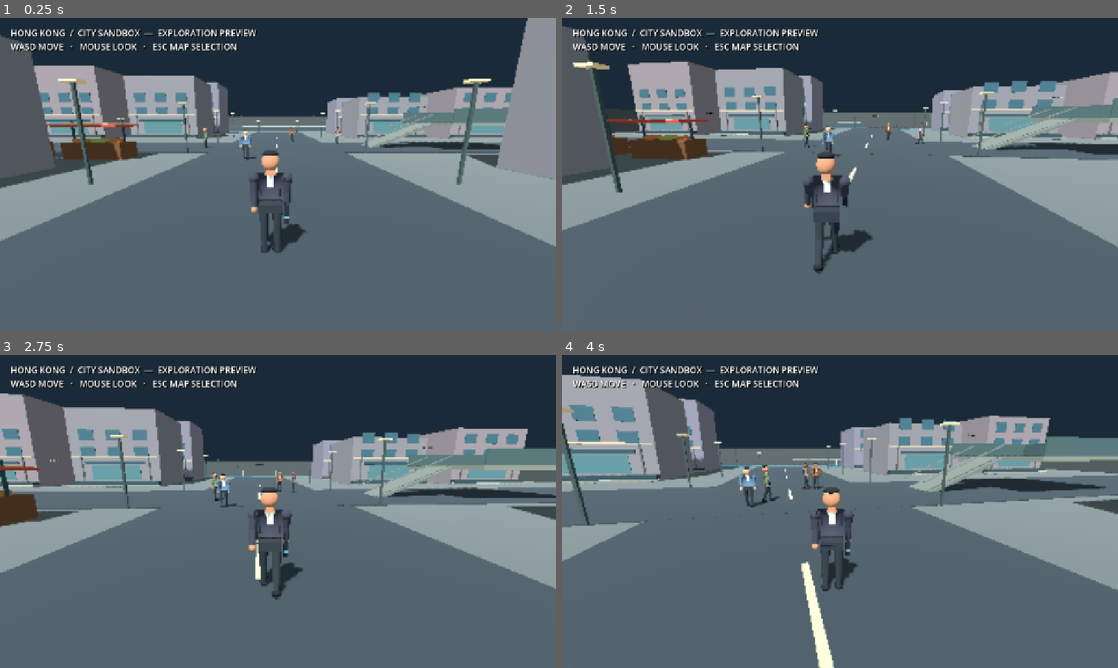
Above: before the commit, frames 1-4 (two rows, left to right).
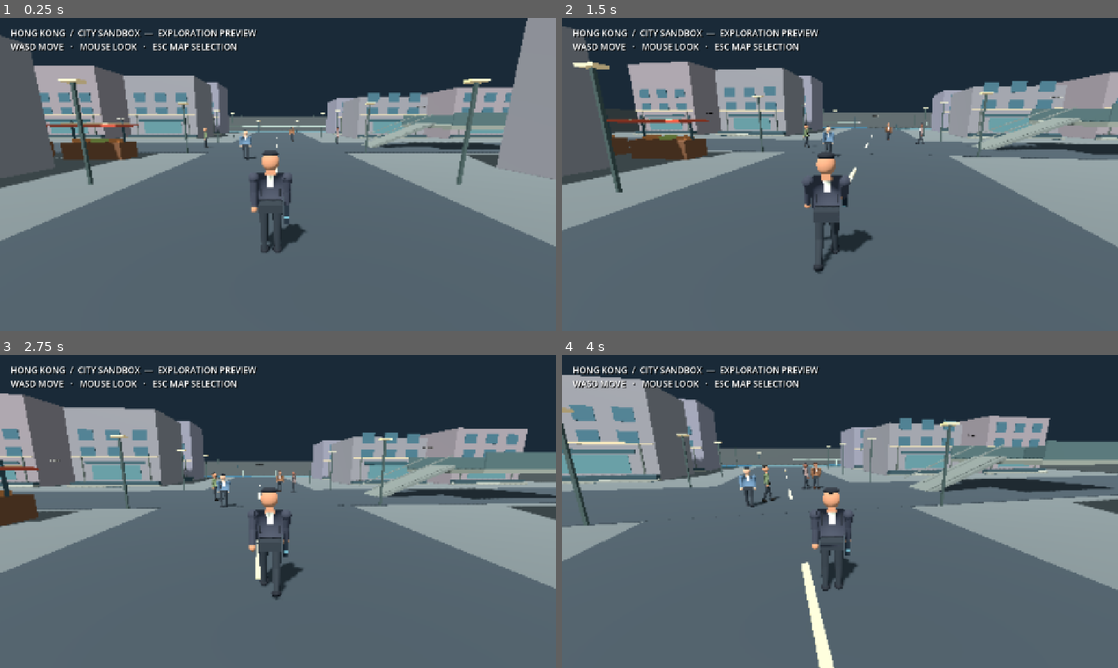
Above: after the commit, the same moments.

Repository: CoolgamerProXD/Stealty-Assasin-redesigned-computing-machine-Beta
Game: Godot game, scene res://scenes/hong_kong_preview.tscn
The game is run twice, just before and just after one commit, with the same random seed, the same clock (stepped at 60 frames per second) and the same inputs. This scene is started directly instead of the project's main scene.
Inputs (mouse positions are in pixels of both pictures, inside the frame that each line leads up to):
- Up to frame 1 (0.25 s): no input
- Up to frame 2 (1.5 s): move the mouse to (867, 174) at 0.52 s; hold Right mouse button (aim) 0.53-1.28 s; hold W (move_forward) from 0.53 s (still down); click (867, 174) at 0.67 s; move the mouse to (812, 174) at 1.27 s; tap C (crouch) at 1.35 s
- Up to frame 3 (2.75 s): keep holding W (move_forward); move the mouse to (289, 505) at 2.02 s; hold 1 (equip_primary) from 2.03 s (still down)
- Up to frame 4 (4 s): keep holding W (move_forward); move the mouse to (834, 517) at 2.77 s; release 1 (equip_primary) at 2.78 s; tap 2 (equip_secondary) at 2.85 s; click (834, 517) at 2.92 s; move the mouse to (878, 514) at 3.52 s; press the mouse at (878, 514) at 3.53 s

The runs differ from the first frame. In frame 1, 0.4% of the frame differs, in the area x 71-91%, y 28-42%; in frame 2, 0.3%; in frame 3, 0.7%; in frame 4, 0.9%, in the area x 69-100%, y 26-44%.

Commit message:
Make city walkway join traversable and distinguish intel props
Co-authored-by: arena-agent <297053741+arena-agent@users.noreply.github.com>

Diff:
--- a/scripts/world/hotel.gd
+++ b/scripts/world/hotel.gd
@@ -407,10 +407,18 @@
   mesh.size = Vector3(0.5, 0.07, 0.34)
   mat.albedo_color = Color(0.65, 0.48, 0.29)
   visual.position.y = 0.81
-  if id in ["archive", "sensor_log"]:
+  if id == "archive":
    mesh.size = Vector3(0.52,0.34,0.06)
    visual.position.y = 1.05
    mat.albedo_color = Color(0.12,0.18,0.19)
+  elif id == "sensor_log":
+   # A small portable data drive, not another generic terminal.
+   mesh.size = Vector3(0.20,0.045,0.08)
+   visual.position.y = 0.80
+   mat.albedo_color = Color(0.12,0.17,0.18)
+  elif id in ["memo", "evaluation"]:
+   mesh.size = Vector3(0.42,0.025,0.30)
+   mat.albedo_color = Color(0.82,0.79,0.69)
  elif kind == "disguise":
   mesh.size = Vector3(0.48, 0.65, 0.20)
   mat.albedo_color = Color(0.24, 0.36, 0.42)
@@ -432,13 +440,23 @@
  object.add_child(visual)
  if kind == "clue":
   # Folder, layered paper and ink lines sit on a small desk-like surface.
-  if id in ["archive", "sensor_log"]:
+  if id == "archive":
    _pickup_detail(visual, Vector3(0,0,-0.04), Vector3(0.43,0.25,0.015), Color(0.22,0.45,0.45))
    _pickup_detail(visual, Vector3(0,-0.24,0), Vector3(0.06,0.18,0.06), Color(0.18,0.22,0.22))
+   _pickup_detail(visual, Vector3(0,-0.34,0), Vector3(0.28,0.025,0.18), Color(0.18,0.22,0.22))
+  elif id == "sensor_log":
+   _pickup_detail(visual, Vector3(0.125,0,0), Vector3(0.07,0.035,0.06), Color(0.65,0.68,0.65))
+   _pickup_detail(visual, Vector3(-0.035,0.024,0), Vector3(0.065,0.006,0.035), Color(0.38,0.59,0.57))
+   for z: float in [-0.018,0.018]:
+    _pickup_detail(visual, Vector3(0.145,0.019,z), Vector3(0.025,0.004,0.008), Color(0.18,0.23,0.23))
   else:
-   _pickup_detail(visual, Vector3(0, 0.05, 0), Vector3(0.42,0.03,0.27), Color(0.87,0.84,0.72))
+   var paper_y := 0.05 if id not in ["memo", "evaluation"] else 0.020
+   _pickup_detail(visual, Vector3(0,paper_y,0), Vector3(0.40,0.02,0.27), Color(0.91,0.88,0.77))
    for z: float in [-0.08, -0.02, 0.04]:
-    _pickup_detail(visual, Vector3(0,0.071,z), Vector3(0.27,0.005,0.01), Color(0.24,0.25,0.24))
+    _pickup_detail(visual, Vector3(0,paper_y+0.012,z), Vector3(0.27,0.003,0.008), Color(0.24,0.25,0.24))
+   if id == "ledger":
+    _pickup_detail(visual, Vector3(0,paper_y+0.015,0), Vector3(0.016,0.012,0.27), Color(0.37,0.28,0.20))
+    _pickup_detail(visual, Vector3(-0.18,paper_y+0.015,-0.09), Vector3(0.025,0.006,0.035), Color(0.62,0.22,0.17))
   _box(pos + Vector3(0,0.38,0), Vector3(0.9,0.76,0.65), Color(0.30,0.23,0.18), false)
  elif kind == "disguise":
   for x: float in [-0.29,0.29]: _pickup_detail(visual, Vector3(x,0,0), Vector3(0.16,0.58,0.18), Color(0.24,0.36,0.42))
--- a/scripts/world/landscape_preview.gd
+++ b/scripts/world/landscape_preview.gd
@@ -103,10 +103,12 @@
   rail.position = Vector3(0,0.9,z)
   rail.material_override = material
   ramp.add_child(rail)
- _box(Vector3(19,2.25,0),Vector3(8.5,0.3,8),Color(0.44,0.45,0.41),true)
+ # The terrace overlaps the ramp slightly below its high end, so the
+ # character capsule does not collide with a raised vertical lip on ascent.
+ _box(Vector3(19,2.0,0),Vector3(8.5,0.3,8),Color(0.44,0.45,0.41),true)
  for z: float in [-4.0,4.0]:
-  _box(Vector3(19,2.95,z),Vector3(8.5,1.1,0.10),Color(0.25,0.32,0.32),true)
- _box(Vector3(23.2,2.95,0),Vector3(0.10,1.1,8),Color(0.25,0.32,0.32),true)
+  _box(Vector3(19,2.70,z),Vector3(8.5,1.1,0.10),Color(0.25,0.32,0.32),true)
+ _box(Vector3(23.2,2.70,0),Vector3(0.10,1.1,8),Color(0.25,0.32,0.32),true)
  _sign("PUBLIC WALKWAY", Vector3(16.5,4.2,-3.8),30)
 
 # Gently rolling terrain meshes meet the surrounding ground at their edges.
